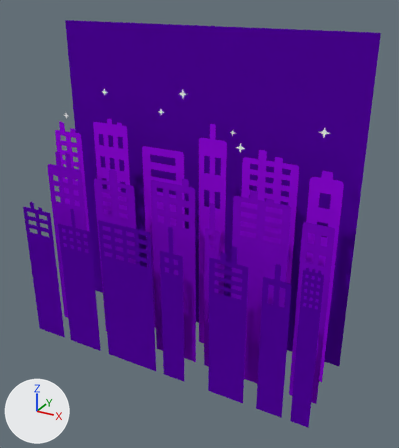
Renders of the Blender file files/blend/background-kargoh.blend from each side of a commit.
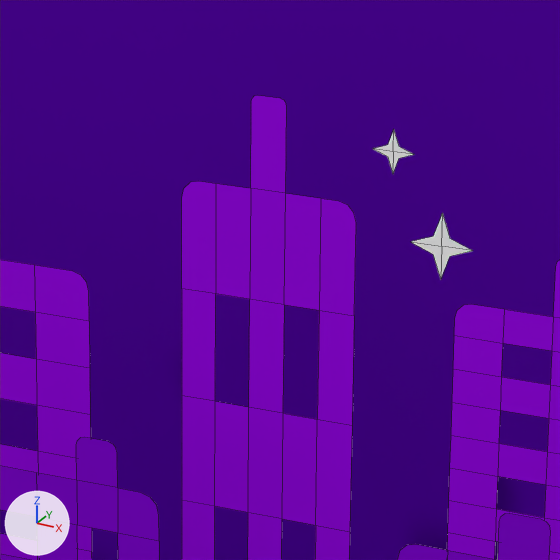
The first picture shows the older version from a camera (50 mm lens) standing at (0.799, -1.061, 0.615) and looking at (0.07, 0.265, -0.047). The close-ups show the older and then the newer version on the part from 43% to 65% of the width and 24% to 44% of the height of that picture. Only the edits that show in the close-ups are written down. Every picture has the same lights, and +X, +Y and +Z are marked at lower left. The close-ups show mesh edges as thin lines.

The first close-up shows 'Background-3', 'Background-4', 'Background-5', 'Clouds'.
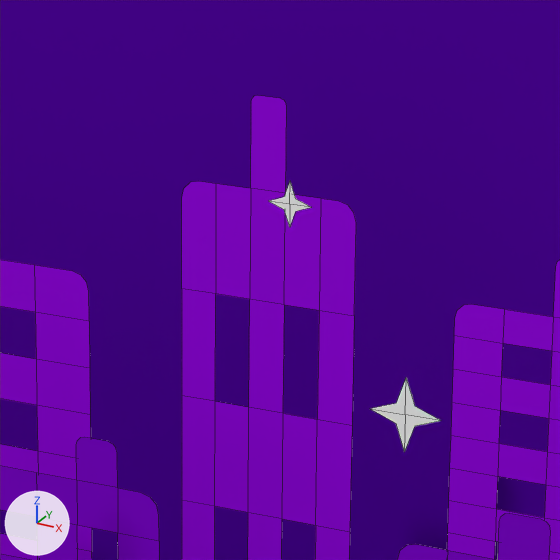
What the commit changed:
Mesh me_cube_001_1 is new.
It has 63 vertices, 28 faces and spans x -0.461..0.427, y 0.1..0.2, z 0.163..0.27.
It uses material mat_white (white #ffffff).
Object 'Clouds' (ob_clouds) is deleted.
Object 'Stars' (ob_stars) is new; it shows me_cube_001_1.
Its location is (0.0, 0.0, 0.0).

Pixel boxes [x1, y1, x2, y2] of what changed, in the close-ups (560 x 560 px):
'Stars', added: after [269, 182, 441, 452]
'Clouds', deleted: before [374, 130, 472, 280]
